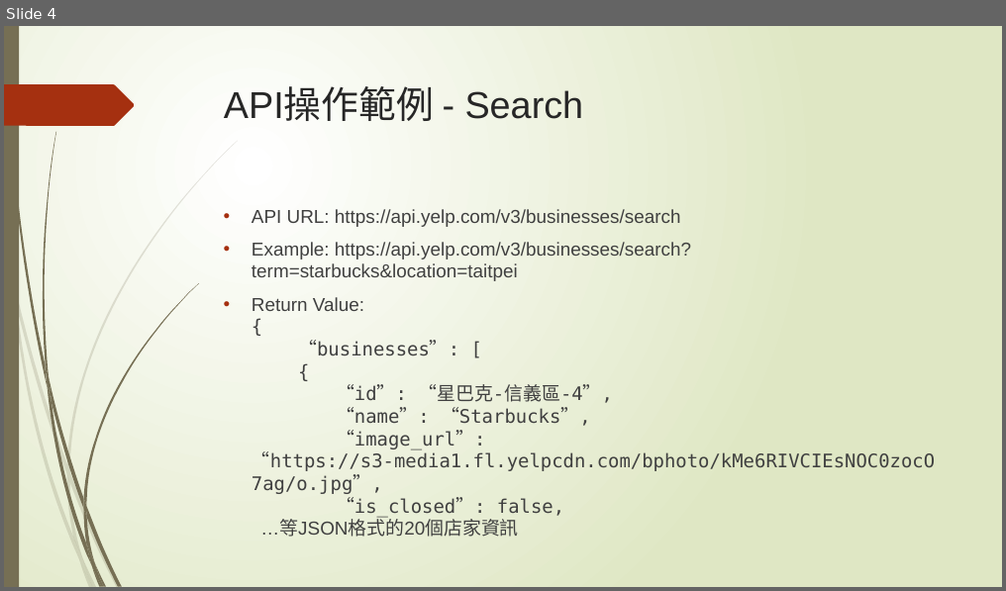
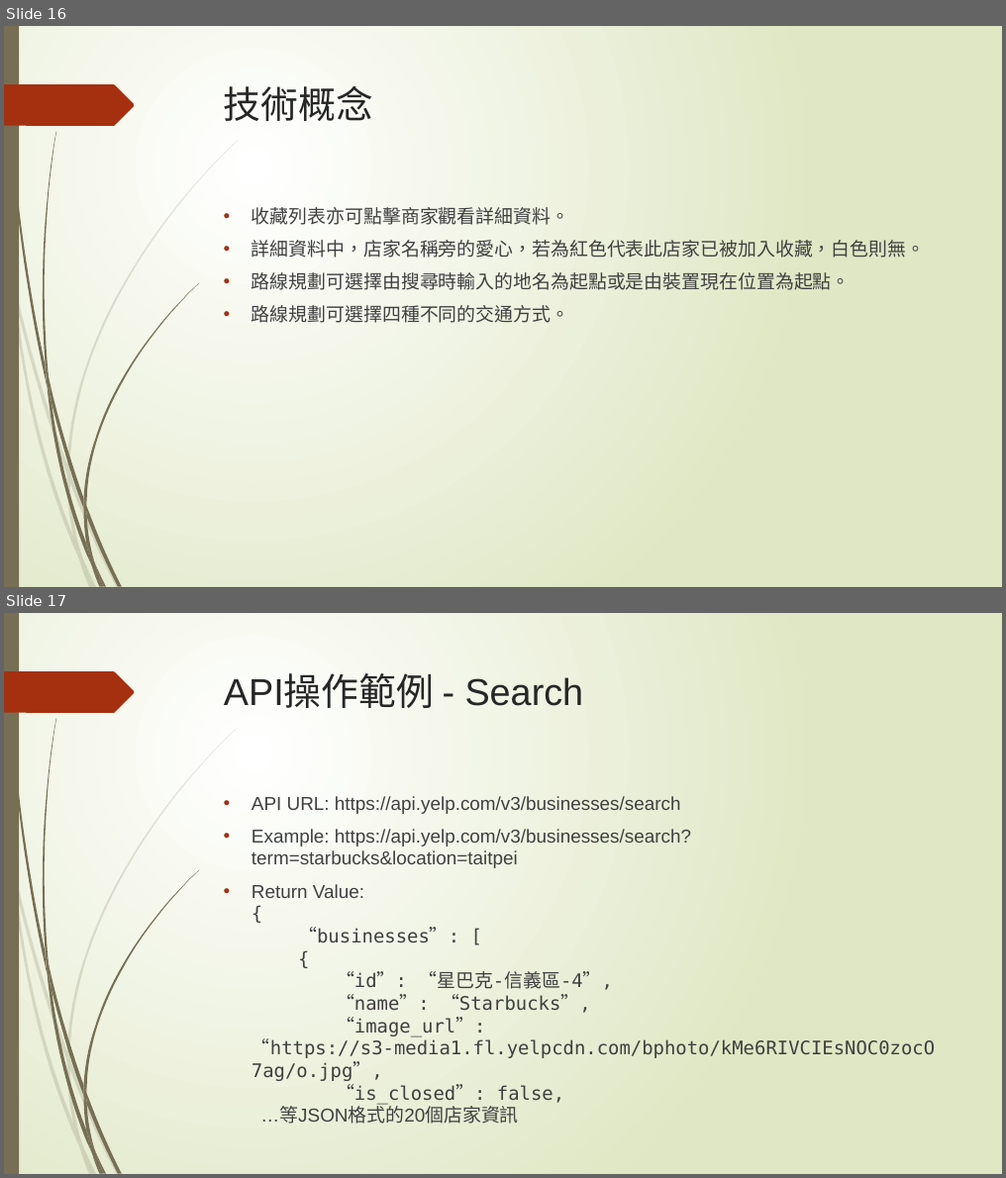
Before and after one commit to penut85420/WBSE_Project, a slide deck: 其他/YelpBlaBla.pptx. Shown one above the other, each under a label of ours: slide 4 before the commit, slides 16 and 17 after it. The pictures are 1006x591 and 1006x1178 pixels, drawn with LibreOffice and Linux fonts; fonts in the diff are those of the drawing. Boxes give left, top, right and bottom in pixels: in the first picture for what was removed or moved away, otherwise in the second. Text is boxed around its words. In the diff, an @@ line names an element or a change of style, - is before the commit and + after.

```diff
--- a/其他/YelpBlaBla.pptx
+++ b/其他/YelpBlaBla.pptx
@@ slide 16 added at (4,26,1002,587), background gradient #FFFFFF to #DFE8C4; not listed: 24 template elements that a slide beside it also shows @@
@@ title added at (224,85,373,121), 36 pt, text #262626 @@
+技術概念
@@ text added at (252,207,925,323), 18 pt, text #404040 @@
+• 收藏列表亦可點擊商家觀看詳細資料。
+• 詳細資料中，店家名稱旁的愛心，若為紅色代表此店家已被加入收藏，白色則無。
+• 路線規劃可選擇由搜尋時輸入的地名為起點或是由裝置現在位置為起點。
+• 路線規劃可選擇四種不同的交通方式。
@@ what was slide 4 is now slide 17 @@
```
Also in this commit, not shown: 6 slides changed, 13 other slides added, 1 other file.
